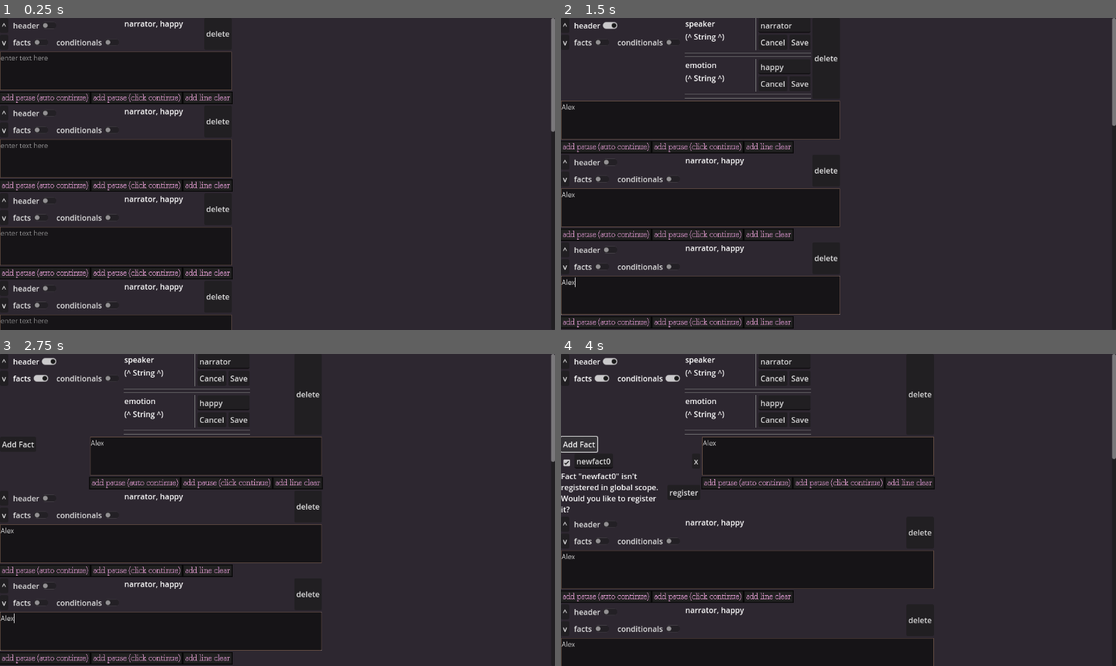
Above: before the commit, frames 1-4 (two rows, left to right).
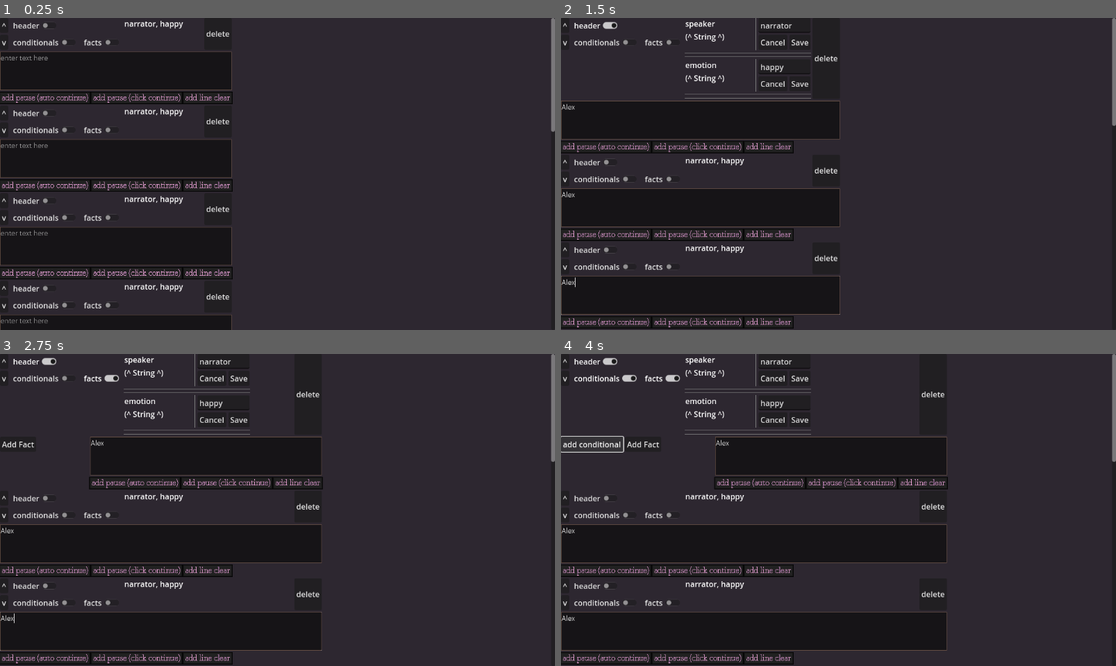
Above: after the commit, the same moments.

Repository: SnekOfSpice/dialog-editor
Game: Godot game, scene res://ydfgdf.tscn
The game is run twice, just before and just after one commit, with the same random seed, the same clock (stepped at 60 frames per second) and the same inputs. This scene is started directly instead of the project's main scene.
Inputs (mouse positions are in pixels of both pictures, inside the frame that each line leads up to):
- Up to frame 1 (0.25 s): no input
- Up to frame 2 (1.5 s): click (677, 71) at 0.52 s; type "Alex" at 0.6 s; click (677, 158) at 0.75 s; type "Alex" at 0.83 s; click (677, 245) at 0.98 s; type "Alex" at 1.07 s; click "header" at 1.25 s
- Up to frame 3 (2.75 s): click "facts" at 2 s
- Up to frame 4 (4 s): click "conditionals" at 2.75 s; click (594, 444) at 3.5 s, where only the run after the commit has a clickable "add conditional"

The runs differ from the first frame. In frame 1, 0.7% of the frame differs, in the area x 2-19%, y 6-94%; in frame 2, 0.5%; in frame 3, 0.6%; in frame 4, 21%, in the area x 0-100%, y 6-100%.

Commit message:
work a bit on conditionals

Diff:
--- a/autoload/pages.gd
+++ b/autoload/pages.gd
@@ -300,3 +300,18 @@
 					facts.append(fact)
 
 	# step over every fact in page data and save its name
+
+func lines_referencing_fact(fact_name: String):
+	var ref_pages := []
+	var ref_lines := []
+	for page in page_data.values():
+		for i in page.get("lines", []).size():
+			var line = page.get("lines")[i]
+			for fact in line.get("facts", {}).keys():
+				if fact == fact_name: #also untested atm
+					if not ref_pages.has(page.get("number")):
+						ref_pages.append(page.get("number"))
+					ref_lines.append(str(page.get("number"), ".", i))
+			if line.get("line_type") == Data.LineType.Choice:
+				pass
+				# TODO: iterate over every choice referencing the line
--- /dev/null
+++ b/src/conditionals.gd
@@ -0,0 +1,16 @@
+extends MarginContainer
+
+enum ConditionalOperand {
+	AND, OR, nOrMore, nOrLess, betweenXYincl
+}
+
+var operand:= ConditionalOperand.AND
+
+func serialize() -> Dictionary:
+	return {}
+
+func deserialize(data: Dictionary):
+	return
+
+func _on_add_condition_button_pressed() -> void:
+	pass # Replace with function body.
--- /dev/null
+++ b/src/conditionals.tscn
@@ -0,0 +1,18 @@
+[gd_scene load_steps=2 format=3 uid="uid://bpuqu3kymqlwb"]
+
+[ext_resource type="Script" path="res://src/conditionals.gd" id="1_jnmdf"]
+
+[node name="Conditionals" type="MarginContainer"]
+script = ExtResource("1_jnmdf")
+
+[node name="VBoxContainer" type="VBoxContainer" parent="."]
+layout_mode = 2
+
+[node name="Controls" type="HBoxContainer" parent="VBoxContainer"]
+layout_mode = 2
+
+[node name="AddConditionButton" type="Button" parent="VBoxContainer/Controls"]
+layout_mode = 2
+text = "add conditional"
+
+[connection signal="pressed" from="VBoxContainer/Controls/AddConditionButton" to="." method="_on_add_condition_button_pressed"]
--- a/src/facts_popup.tscn
+++ b/src/facts_popup.tscn
@@ -17,6 +17,10 @@
 grow_horizontal = 2
 grow_vertical = 2
 
+[node name="Label" type="Label" parent="VBoxContainer"]
+layout_mode = 2
+text = "yea tbh this doesn't do much atm"
+
 [node name="Facts" type="ItemList" parent="VBoxContainer"]
 layout_mode = 2
 size_flags_vertical = 3
--- a/src/line.gd
+++ b/src/line.gd
@@ -12,6 +12,7 @@
 	set_line_type(Data.of("editor.selected_line_type"))
 	set_head_editable(false)
 	find_child("Facts").visible = false
+	find_child("Conditionals").visible = false
 
 func set_line_type(value: int):
 	line_type = value
@@ -36,6 +37,7 @@
 	data["line_type"] = line_type
 	data["header"] = find_child("Header").serialize()
 	data["facts"] = find_child("Facts").serialize()
+	data["conditionals"] = find_child("Conditionals").serialize()
 
 	# content match
 	match line_type:
@@ -55,6 +57,7 @@
 	# header
 	find_child("Header").deserialize(data.get("header"))
 	find_child("Facts").deserialize(data.get("facts", {}))
+	find_child("Conditionals").deserialize(data.get("conditionals", {}))
 
 	# content (based on line type)
 	match line_type:
@@ -91,3 +94,7 @@
 
 func _on_facts_visibility_toggle_toggled(button_pressed: bool) -> void:
 	find_child("Facts").visible = button_pressed
+
+
+func _on_conditionals_visibility_toggle_toggled(button_pressed: bool) -> void:
+	find_child("Conditionals").visible = button_pressed
--- a/src/line.tscn
+++ b/src/line.tscn
@@ -1,9 +1,10 @@
-[gd_scene load_steps=7 format=3 uid="uid://b53i8f73mqi3r"]
+[gd_scene load_steps=8 format=3 uid="uid://b53i8f73mqi3r"]
 
 [ext_resource type="Script" path="res://src/line.gd" id="1_6i1bg"]
 [ext_resource type="PackedScene" uid="uid://c23v82ojiuvbs" path="res://src/header.tscn" id="2_qs17t"]
 [ext_resource type="PackedScene" uid="uid://bgvfjindfxypf" path="res://src/facts.tscn" id="3_01wq6"]
 [ext_resource type="PackedScene" uid="uid://btcdvjuk2ku18" path="res://src/choice_container.tscn" id="3_jjtdq"]
+[ext_resource type="PackedScene" uid="uid://bpuqu3kymqlwb" path="res://src/conditionals.tscn" id="3_pymyd"]
 [ext_resource type="PackedScene" uid="uid://c7k2h1p5qalaa" path="res://src/text_content.tscn" id="3_ty44c"]
 [ext_resource type="PackedScene" uid="uid://co4e6yj2ed45f" path="res://src/instruction_container.tscn" id="4_phdce"]
 
@@ -44,17 +45,17 @@
 [node name="HBoxContainer" type="HBoxContainer" parent="Controls/VBoxContainer2"]
 layout_mode = 2
 
+[node name="ConditionalsVisibilityToggle" type="CheckButton" parent="Controls/VBoxContainer2/HBoxContainer"]
+layout_mode = 2
+size_flags_vertical = 0
+focus_mode = 0
+text = "conditionals"
+
 [node name="FactsVisibilityToggle" type="CheckButton" parent="Controls/VBoxContainer2/HBoxContainer"]
 layout_mode = 2
 size_flags_vertical = 0
 focus_mode = 0
 text = "facts"
-
-[node name="ConditionalsVisibilityToggle" type="CheckButton" parent="Controls/VBoxContainer2/HBoxContainer"]
-layout_mode = 2
-size_flags_vertical = 0
-focus_mode = 0
-text = "conditionals"
 
 [node name="HeaderContainer" type="HBoxContainer" parent="Controls"]
 layout_mode = 2
@@ -77,6 +78,9 @@
 [node name="HBoxContainer" type="HBoxContainer" parent="."]
 layout_mode = 2
 
+[node name="Conditionals" parent="HBoxContainer" instance=ExtResource("3_pymyd")]
+layout_mode = 2
+
 [node name="Facts" parent="HBoxContainer" instance=ExtResource("3_01wq6")]
 layout_mode = 2
 
@@ -96,6 +100,6 @@
 [connection signal="pressed" from="Controls/VBoxContainer/MoveUp" to="." method="_on_move_up_pressed"]
 [connection signal="pressed" from="Controls/VBoxContainer/MoveDown" to="." method="_on_move_down_pressed"]
 [connection signal="toggled" from="Controls/VBoxContainer2/HeadVisibilityToggle" to="." method="_on_head_visibility_toggle_toggled"]
+[connection signal="toggled" from="Controls/VBoxContainer2/HBoxContainer/ConditionalsVisibilityToggle" to="." method="_on_conditionals_visibility_toggle_toggled"]
 [connection signal="toggled" from="Controls/VBoxContainer2/HBoxContainer/FactsVisibilityToggle" to="." method="_on_facts_visibility_toggle_toggled"]
-[connection signal="toggled" from="Controls/VBoxContainer2/HBoxContainer/ConditionalsVisibilityToggle" to="." method="_on_facts_visibility_toggle_toggled"]
 [connection signal="pressed" from="Controls/MarginContainer/Delete" to="." method="_on_delete_pressed"]
